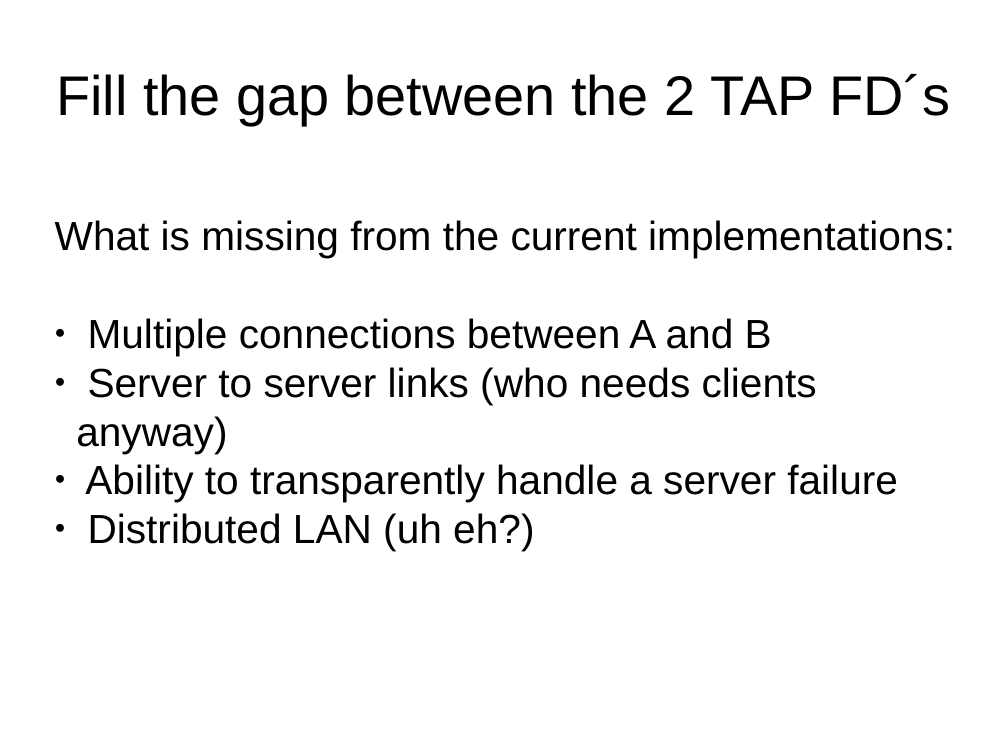
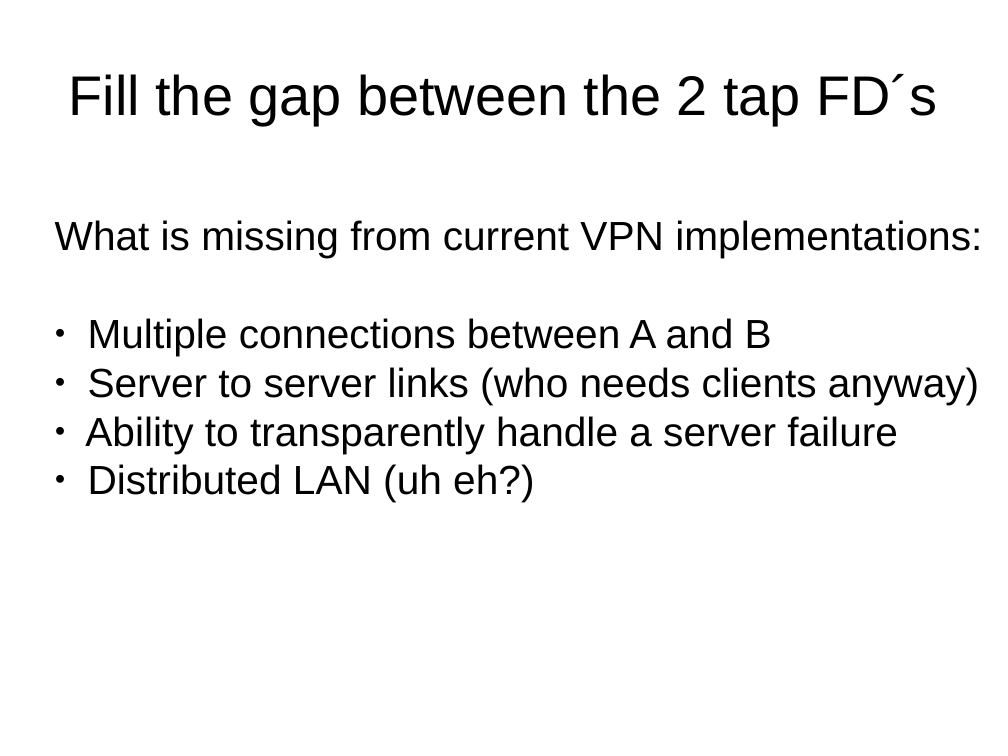
Before and after one commit to kronosnet/kronosnet, a slide deck: slide 8 of docs/kronosnet_architecture.odp. Drawn at 1008x756 pixels with LibreOffice and Linux fonts; fonts in the diff are those of the drawing. Boxes give left, top, right and bottom in pixels: in the first picture for what was removed or moved away, otherwise in the second. Text is boxed around its words. In the diff, an @@ line names an element or a change of style, - is before the commit and + after.

```diff
--- a/docs/kronosnet_architecture.odp
+++ b/docs/kronosnet_architecture.odp
@@ title at box(69, 74, 938, 125): text changed @@
-Fill the gap between the 2 TAP FD´s
+Fill the gap between the 2 tap FD´s
@@ text at box(55, 220, 982, 258): text changed @@
-What is missing from the current implementations:
+What is missing from current VPN implementations:
```
Also in this commit, not shown: 6 other slides changed, 1 slide added, 1 slide removed.
